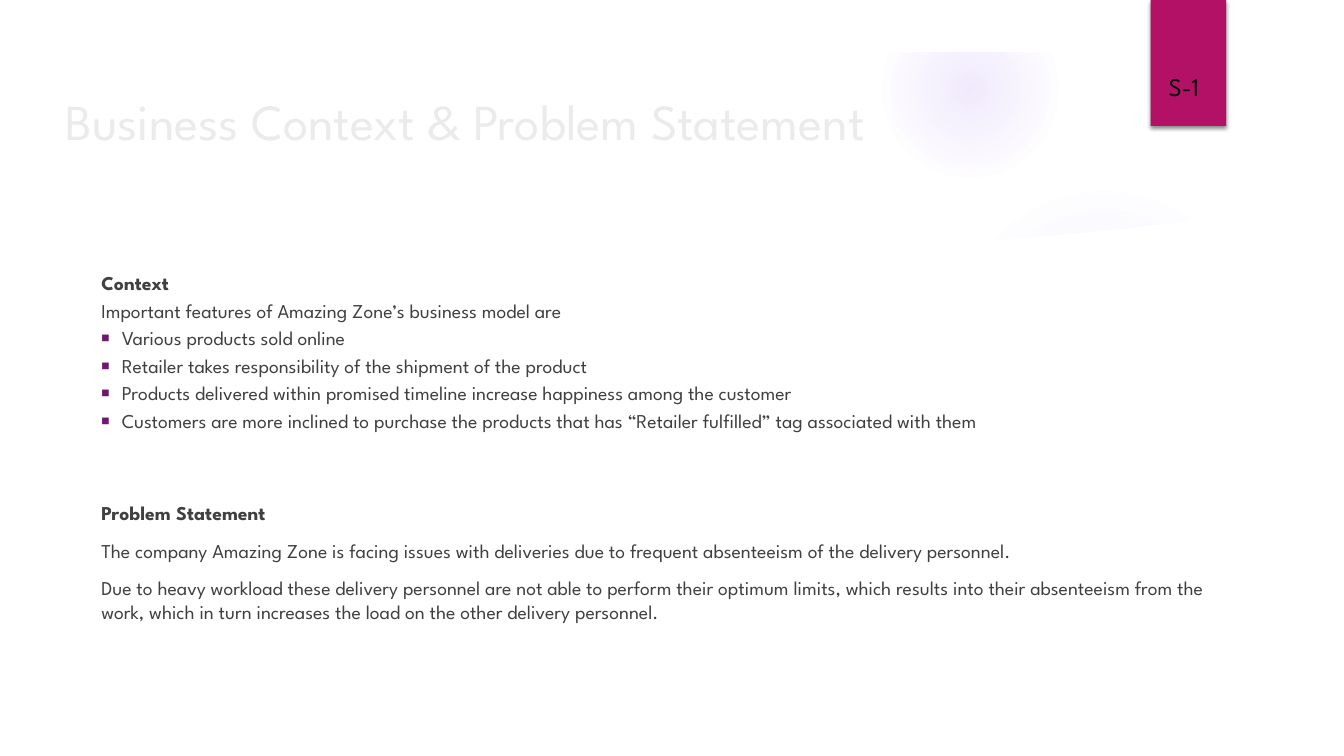
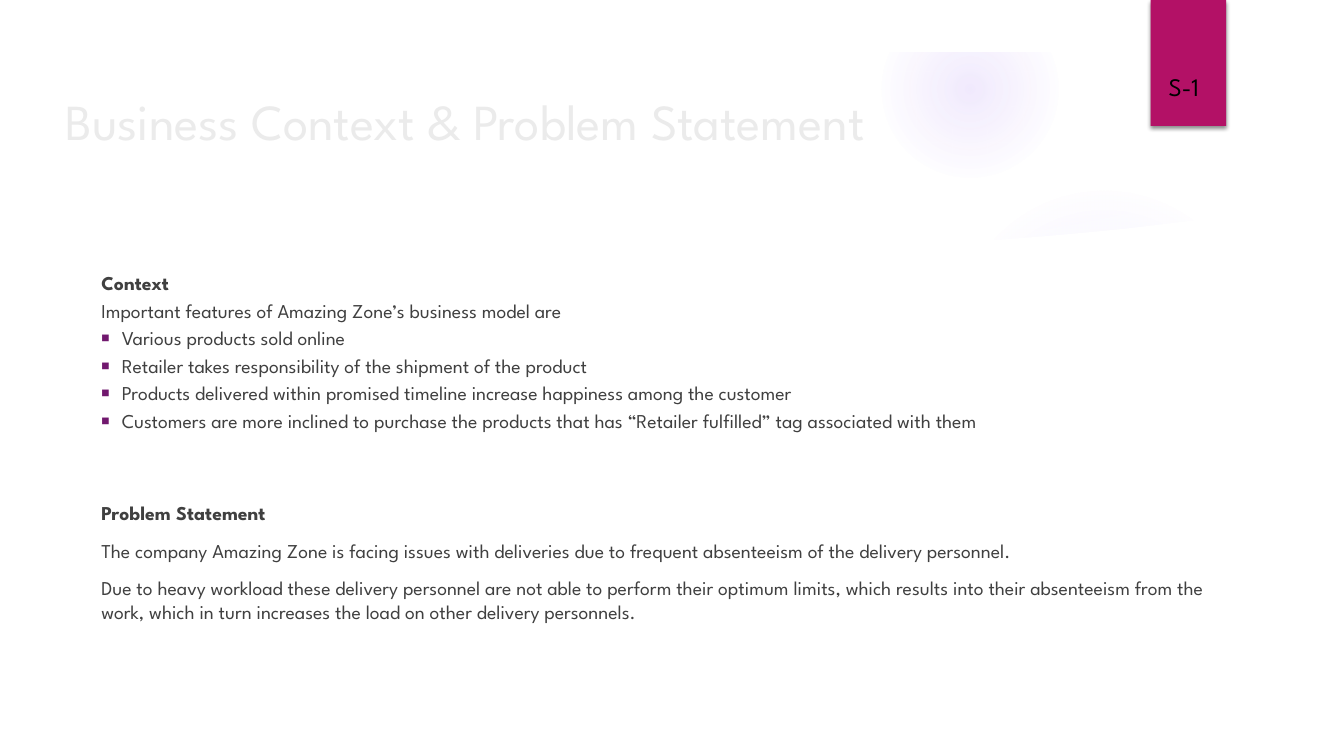
Before and after one commit to samarth-malhotra/DM_ASSIGNMENT, a slide deck: slide 2 of G9_Assignment_Presentation.ipynb.pptx. Drawn at 1344x756 pixels with LibreOffice and Linux fonts; fonts in the diff are those of the drawing; background and template pictures are left out. Boxes give left, top, right and bottom in pixels: in the first picture for what was removed or moved away, otherwise in the second. Text is boxed around its words. In the diff, an @@ line names an element or a change of style, - is before the commit and + after.

```diff
--- a/G9_Assignment_Presentation.ipynb.pptx
+++ b/G9_Assignment_Presentation.ipynb.pptx
@@ text at box(101, 581, 1203, 623): text changed @@
-Due to heavy workload these delivery personnel are not able to perform their optimum limits, which results into their absenteeism from the work, which in turn increases the load on the other delivery personnel.
+Due to heavy workload these delivery personnel are not able to perform their optimum limits, which results into their absenteeism from the work, which in turn increases the load on other delivery personnels.
```
Also in this commit, not shown: 4 other slides changed.
